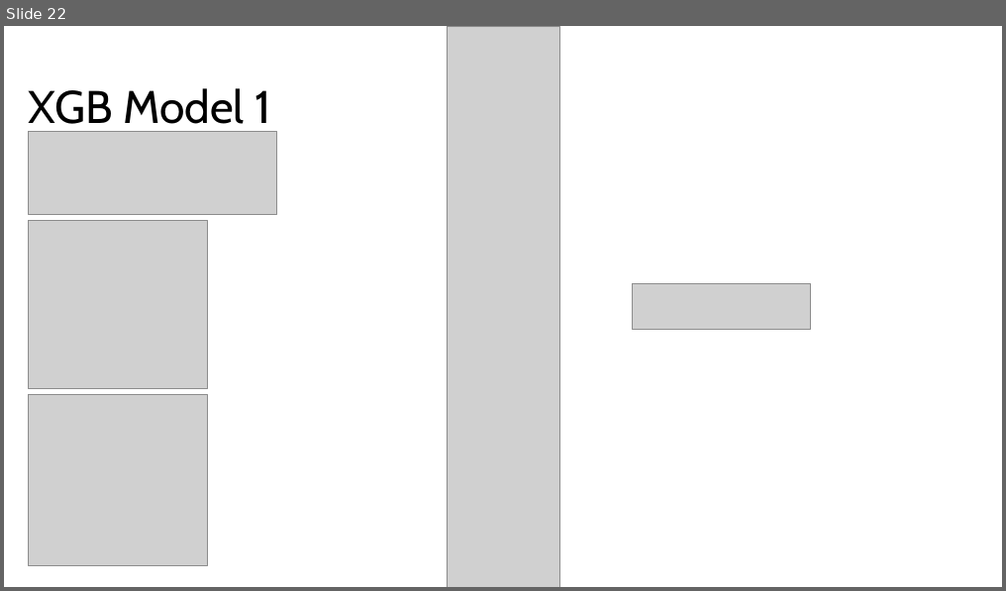
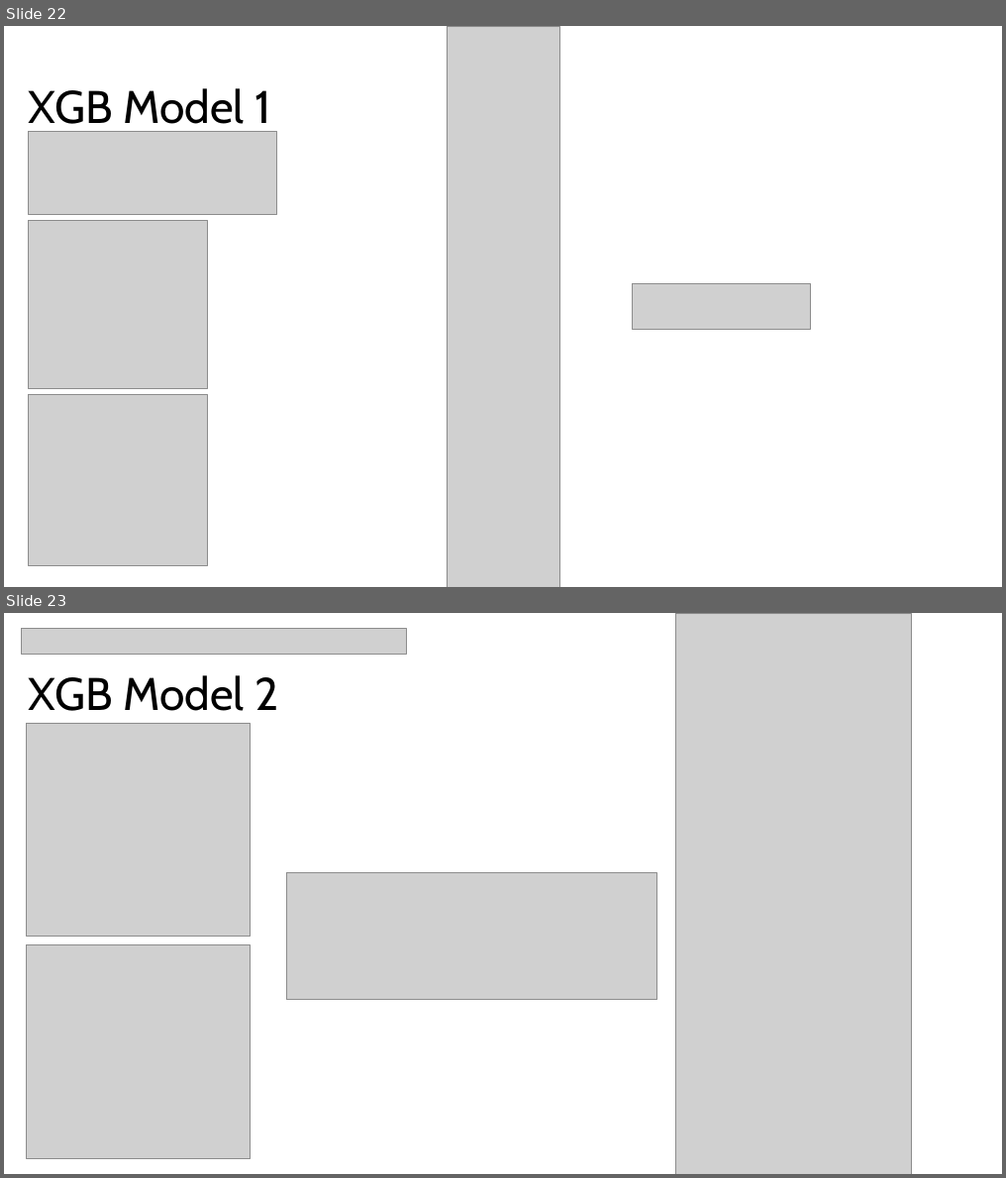
Before and after one commit to Dilan-De-Silva/Big-Bash-Fantasy-AI-v2, a slide deck: strategy/BBL Fantasy AI v2 Strategy & Planning.pptx. Shown one above the other, each under a label of ours: slide 22 before the commit, slides 22 and 23 after it. The pictures are 1006x591 and 1006x1178 pixels, drawn with LibreOffice and Linux fonts; fonts in the diff are those of the drawing; grey boxes stand for pictures. Boxes give left, top, right and bottom in pixels: in the first picture for what was removed or moved away, otherwise in the second. Text is boxed around its words. In the diff, an @@ line names an element or a change of style, - is before the commit and + after.

Commit message:
initial batting model

```diff
--- a/strategy/BBL Fantasy AI v2 Strategy & Planning.pptx
+++ b/strategy/BBL Fantasy AI v2 Strategy & Planning.pptx
@@ slide 23 added at <box>4,613,1002,1174</box>, background #FFFFFF @@
@@ picture added at <box>21,629,407,655</box> @@
@@ picture added at <box>676,613,912,1174</box> @@
@@ title added at <box>29,675,278,711</box>, 44 pt, text #000000 @@
+XGB Model 2
@@ picture added at <box>26,723,251,937</box> @@
@@ picture added at <box>286,872,656,999</box> @@
@@ picture added at <box>26,945,251,1158</box> @@
```
Also in this commit, not shown: 3 other slides added, 4 other files.
